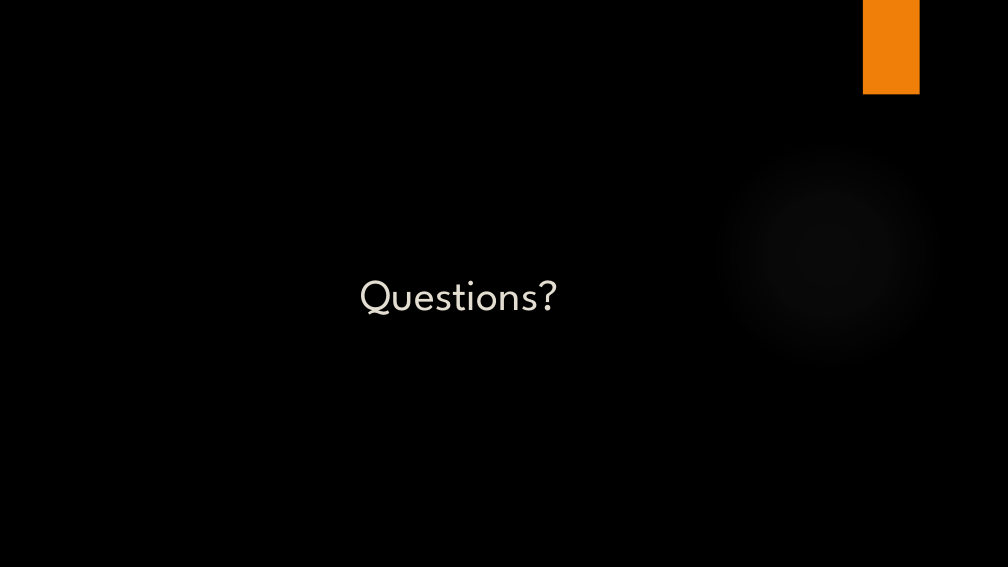
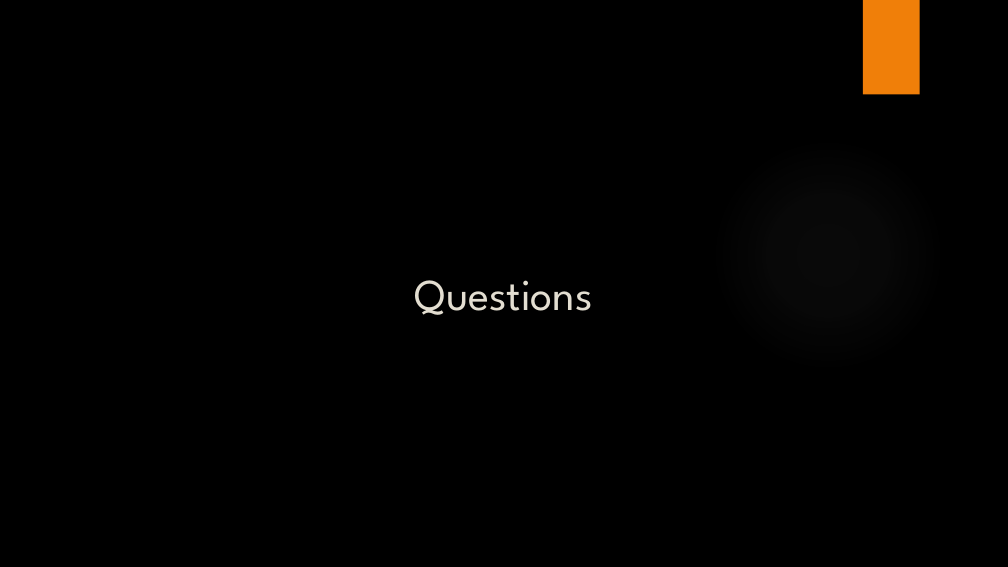
Before and after one commit to DSSMU/MSDS7330_Project, a slide deck: slide 18 of NYSE Analysis With MySQL.pptx (slide 17 before the commit). Drawn at 1008x567 pixels with LibreOffice and Linux fonts; fonts in the diff are those of the drawing; background and template pictures are left out. Boxes give left, top, right and bottom in pixels: in the first picture for what was removed or moved away, otherwise in the second. Text is boxed around its words. In the diff, an @@ line names an element or a change of style, - is before the commit and + after.

```diff
--- a/NYSE Analysis With MySQL.pptx
+++ b/NYSE Analysis With MySQL.pptx
@@ title at (415, 280, 593, 315): text changed @@
-Questions?
+Questions
```
Also in this commit, not shown: 4 other slides changed, 2 slides added, 1 slide removed, 3 other files.
